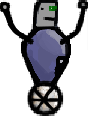
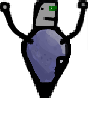
Layered file, before and after one edit (88x116). Changes by layer:
hid "Wheel" over [26, 2, 64, 116]
painted on "Body" over [26, 2, 64, 116]
